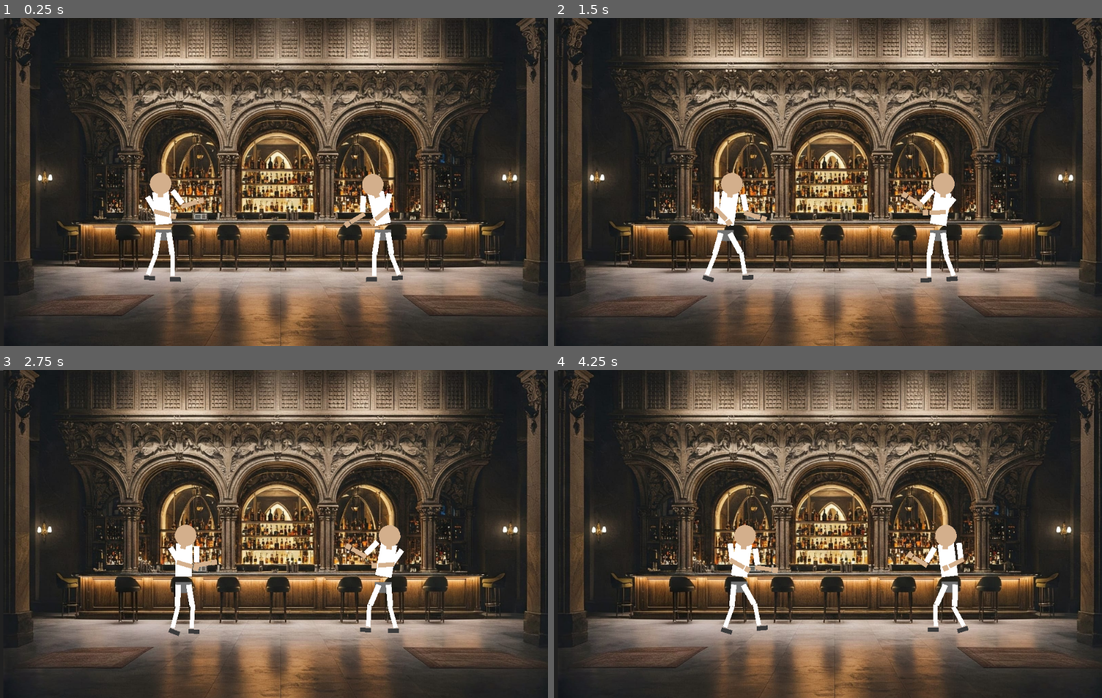
Above: before the commit, frames 1-4 (two rows, left to right).
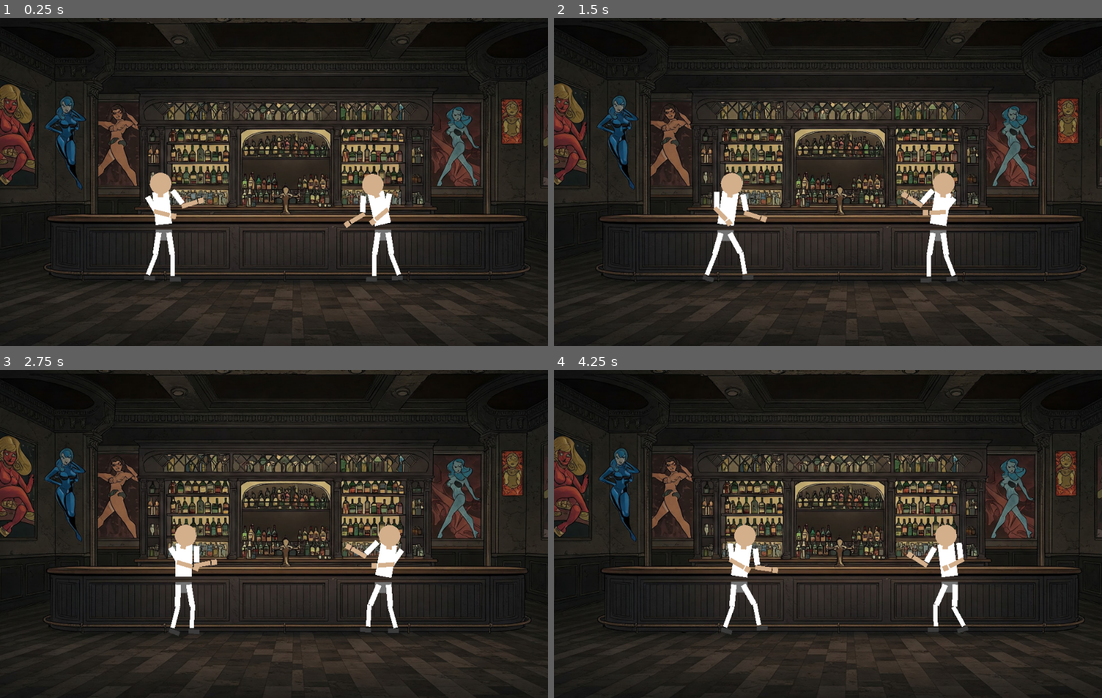
Above: after the commit, the same moments.

Repository: giripriyadarshan/ubc-game
Game: Godot game, scene res://bar.tscn
Same seed, same stepped clock (60 frames per second), same inputs: the game is played once before the commit and once after it.
Inputs:
- Up to frame 1 (0.25 s): no input
- Up to frame 2 (1.5 s): hold D (p1_right) 0.53-1.28 s; tap W (p1_attack) at 0.6 s; hold A (p1_left) from 1.28 s (still down); tap Up (p2_attack) at 1.35 s
- Up to frame 3 (2.75 s): release A (p1_left) at 2.03 s; hold D (p1_right) from 2.03 s (still down); tap Left (p2_left) at 2.1 s
- Up to frame 4 (4.25 s): tap Right (p2_right) at 2.85 s; release D (p1_right) at 3.53 s; hold A (p1_left) from 3.53 s (still down); tap W (p1_attack) at 3.6 s

The runs differ from the first frame. In frame 1, 62% of the frame differs, in the area x 0-100%, y 0-100%; in frame 2, 62%; in frame 3, 62%; in frame 4, 62%.

Commit message:
few updates

Diff:
--- a/bar.tscn
+++ b/bar.tscn
@@ -23,8 +23,8 @@
 color = Color(0.12549, 0.12549, 0.12549, 1)
 
 [node name="Sprite2D" type="Sprite2D" parent="."]
-position = Vector2(505.46, 204.5)
-scale = Vector2(0.621925, 0.618125)
+position = Vector2(521, 273.115)
+scale = Vector2(0.518555, 0.464956)
 texture = ExtResource("2_sbg6f")
 
 [node name="Floor" type="StaticBody2D" parent="."]
--- a/stickman.tscn
+++ b/stickman.tscn
@@ -846,22 +846,10 @@
 tracks/64/type = "value"
 tracks/64/imported = false
 tracks/64/enabled = true
-tracks/64/path = NodePath("hit_area/hit_box:disabled")
+tracks/64/path = NodePath("hit_area/knuckle_box:disabled")
 tracks/64/interp = 1
 tracks/64/loop_wrap = true
 tracks/64/keys = {
-"times": PackedFloat32Array(0),
-"transitions": PackedFloat32Array(1),
-"update": 1,
-"values": [false]
-}
-tracks/65/type = "value"
-tracks/65/imported = false
-tracks/65/enabled = true
-tracks/65/path = NodePath("hit_area/knuckle_box:disabled")
-tracks/65/interp = 1
-tracks/65/loop_wrap = true
-tracks/65/keys = {
 "times": PackedFloat32Array(0),
 "transitions": PackedFloat32Array(1),
 "update": 1,
@@ -2684,22 +2672,10 @@
 tracks/56/type = "value"
 tracks/56/imported = false
 tracks/56/enabled = true
-tracks/56/path = NodePath("hit_area/hit_box:disabled")
+tracks/56/path = NodePath("hit_area/knuckle_box:disabled")
 tracks/56/interp = 1
 tracks/56/loop_wrap = true
 tracks/56/keys = {
-"times": PackedFloat32Array(0, 0.566667, 0.833333),
-"transitions": PackedFloat32Array(1, 1, 1),
-"update": 1,
-"values": [true, false, true]
-}
-tracks/57/type = "value"
-tracks/57/imported = false
-tracks/57/enabled = true
-tracks/57/path = NodePath("hit_area/knuckle_box:disabled")
-tracks/57/interp = 1
-tracks/57/loop_wrap = true
-tracks/57/keys = {
 "times": PackedFloat32Array(0, 0.566667, 0.833333),
 "transitions": PackedFloat32Array(1, 1, 1),
 "update": 1,
@@ -3751,9 +3727,6 @@
 &"walk_backwards": SubResource("Animation_ib2ok")
 }
 
-[sub_resource type="RectangleShape2D" id="RectangleShape2D_iu0mg"]
-size = Vector2(98, 75)
-
 [sub_resource type="RectangleShape2D" id="RectangleShape2D_xlwhs"]
 size = Vector2(20, 25)
 
@@ -3823,7 +3796,7 @@
 rest = Transform2D(0.828198, 0.560436, -0.560436, 0.828198, -9.99973, 0.000244141)
 
 [node name="UpperArmSpriteL" type="Polygon2D" parent="CharacterBody2D/Skeleton2D/Hip/Torso/ShoulderL/UpperArmL"]
-rotation = -1.22925e-05
+rotation = -1.19055e-05
 scale = Vector2(1.00129, 1.00129)
 color = Color(0.356863, 0.356863, 0.356863, 1)
 offset = Vector2(0.478455, 2.61433)
@@ -3841,7 +3814,7 @@
 rest = Transform2D(0.971996, -0.235, 0.235, 0.971996, 0.000366211, 30.0022)
 
 [node name="ForearmSpriteL" type="Polygon2D" parent="CharacterBody2D/Skeleton2D/Hip/Torso/ShoulderL/UpperArmL/ForearmL"]
-scale = Vector2(0.995377, 0.995377)
+scale = Vector2(0.995408, 0.995408)
 color = Color(0.827451, 0.686275, 0.54902, 1)
 polygon = PackedVector2Array(-4, -5, 4, -5, 4, 25, -4, 25)
 
@@ -3855,7 +3828,7 @@
 rest = Transform2D(1, 0, 0, 1, 0, 30)
 
 [node name="HandSpriteL" type="Polygon2D" parent="CharacterBody2D/Skeleton2D/Hip/Torso/ShoulderL/UpperArmL/ForearmL/HandL"]
-rotation = 3.02562e-05
+rotation = 2.95797e-05
 scale = Vector2(0.996571, 0.996571)
 color = Color(0.827451, 0.686275, 0.54902, 1)
 polygon = PackedVector2Array(-5, -3, 5, -3, 5, 7, -5, 7)
@@ -3923,7 +3896,7 @@
 [node name="ThighL" type="Bone2D" parent="CharacterBody2D/Skeleton2D/Hip"]
 position = Vector2(-10, 0)
 rotation = 0.160089
-scale = Vector2(0.999907, 0.999907)
+scale = Vector2(0.999905, 0.999905)
 rest = Transform2D(0.998739, 0.0497265, -0.0497265, 0.998739, -10, 0)
 
 [node name="ThighSpriteL" type="Polygon2D" parent="CharacterBody2D/Skeleton2D/Hip/ThighL"]
@@ -3943,7 +3916,7 @@
 rest = Transform2D(0.999976, 0.000229388, -0.000229388, 0.999976, -0.00765991, 40.0044)
 
 [node name="LowerLegSpriteL" type="Polygon2D" parent="CharacterBody2D/Skeleton2D/Hip/ThighL/LowerLegL"]
-rotation = -8.95463e-05
+rotation = -8.95168e-05
 scale = Vector2(1.00144, 1.00144)
 color = Color(0.356863, 0.356863, 0.356863, 1)
 polygon = PackedVector2Array(-4, -5, 4, -5, 4, 35, -4, 35)
@@ -3959,8 +3932,8 @@
 rest = Transform2D(1, 0, 0, 1, 0, 40)
 
 [node name="FootSpriteL" type="Polygon2D" parent="CharacterBody2D/Skeleton2D/Hip/ThighL/LowerLegL/FootL"]
-rotation = -5.27109e-05
-scale = Vector2(1.00131, 1.00131)
+rotation = -5.66492e-05
+scale = Vector2(1.00127, 1.00127)
 color = Color(0.231373, 0.231373, 0.231373, 1)
 polygon = PackedVector2Array(-5, -3, 15, -3, 15, 5, -5, 5)
 
@@ -3972,7 +3945,7 @@
 [node name="ThighR" type="Bone2D" parent="CharacterBody2D/Skeleton2D/Hip"]
 position = Vector2(10, 0)
 rotation = -0.148885
-scale = Vector2(0.999948, 0.999948)
+scale = Vector2(0.999947, 0.999947)
 rest = Transform2D(1, 0, 0, 1, 10, 0)
 
 [node name="ThighSpriteR" type="Polygon2D" parent="CharacterBody2D/Skeleton2D/Hip/ThighR"]
@@ -3992,8 +3965,8 @@
 rest = Transform2D(1, 0, 0, 1, 0, 40)
 
 [node name="LowerLegSpriteR" type="Polygon2D" parent="CharacterBody2D/Skeleton2D/Hip/ThighR/LowerLegR"]
-rotation = -1.67142e-05
-scale = Vector2(0.995973, 0.995973)
+rotation = -1.66095e-05
+scale = Vector2(0.996002, 0.996002)
 color = Color(0.356863, 0.356863, 0.356863, 1)
 polygon = PackedVector2Array(-4, -5, 4, -5, 4, 35, -4, 35)
 
@@ -4008,8 +3981,8 @@
 rest = Transform2D(1, 0, 0, 1, 0, 40)
 
 [node name="FootSpriteR" type="Polygon2D" parent="CharacterBody2D/Skeleton2D/Hip/ThighR/LowerLegR/FootR"]
-rotation = -1.73956e-05
-scale = Vector2(1.00052, 1.00052)
+rotation = -1.73667e-05
+scale = Vector2(1.00046, 1.00046)
 color = Color(0.231373, 0.231373, 0.231373, 1)
 polygon = PackedVector2Array(-5, -3, 15, -3, 15, 5, -5, 5)
 
@@ -4042,13 +4015,8 @@
 }
 
 [node name="hit_area" type="Area2D" parent="CharacterBody2D"]
-position = Vector2(107, -91)
-
-[node name="hit_box" type="CollisionShape2D" parent="CharacterBody2D/hit_area"]
-position = Vector2(11.5, 5.5)
-shape = SubResource("RectangleShape2D_iu0mg")
 
 [node name="knuckle_box" type="CollisionShape2D" parent="CharacterBody2D/hit_area"]
-position = Vector2(3, 26.5)
+position = Vector2(107, -69)
 shape = SubResource("RectangleShape2D_xlwhs")
 disabled = true
--- a/stickman_character.gd
+++ b/stickman_character.gd
@@ -17,7 +17,7 @@
 
 # Movement parameters
 const WALK_DISTANCE: float = 50.0
-const SPEED: float         = 200.0
+const SPEED: float         = 100.0
 
 # Player information
 var player_color: Color = Color(1, 1, 1, 1)
@@ -87,7 +87,7 @@
 		handle_punch_input(Input.is_action_just_pressed("p2_attack"))
 
 	if control_set != "player1":
-		hit_box.position.x = -132
+		hit_box.scale.x = -1
 
 	if is_punching:
 		# Currently in punch animation - don't allow movement
@@ -141,7 +141,7 @@
 	play_animation("punch1")
 
 	# Enable the knuckle hitbox during punch
-	$hit_area/knuckle_box.disabled = false
+	#$hit_area/knuckle_box.disabled = false
 
 	# Add camera effects
 	camera.set_zoom_str(1.01)
@@ -204,7 +204,7 @@
 	# Check if we hit the other player
 	if body is CharacterBody2D and body != self:
 		# Make sure we're in a punch animation and our knuckle box is enabled
-		if is_punching and !$hit_area/knuckle_box.disabled:
+		if is_punching:
 			# Calculate damage (could add random variation)
 			var damage = MAX_DAMAGE_DEALT
 
Binary file changed: Assets/bar.jpg
Not shown: 1 places in stickman.tscn that only renumber resources
